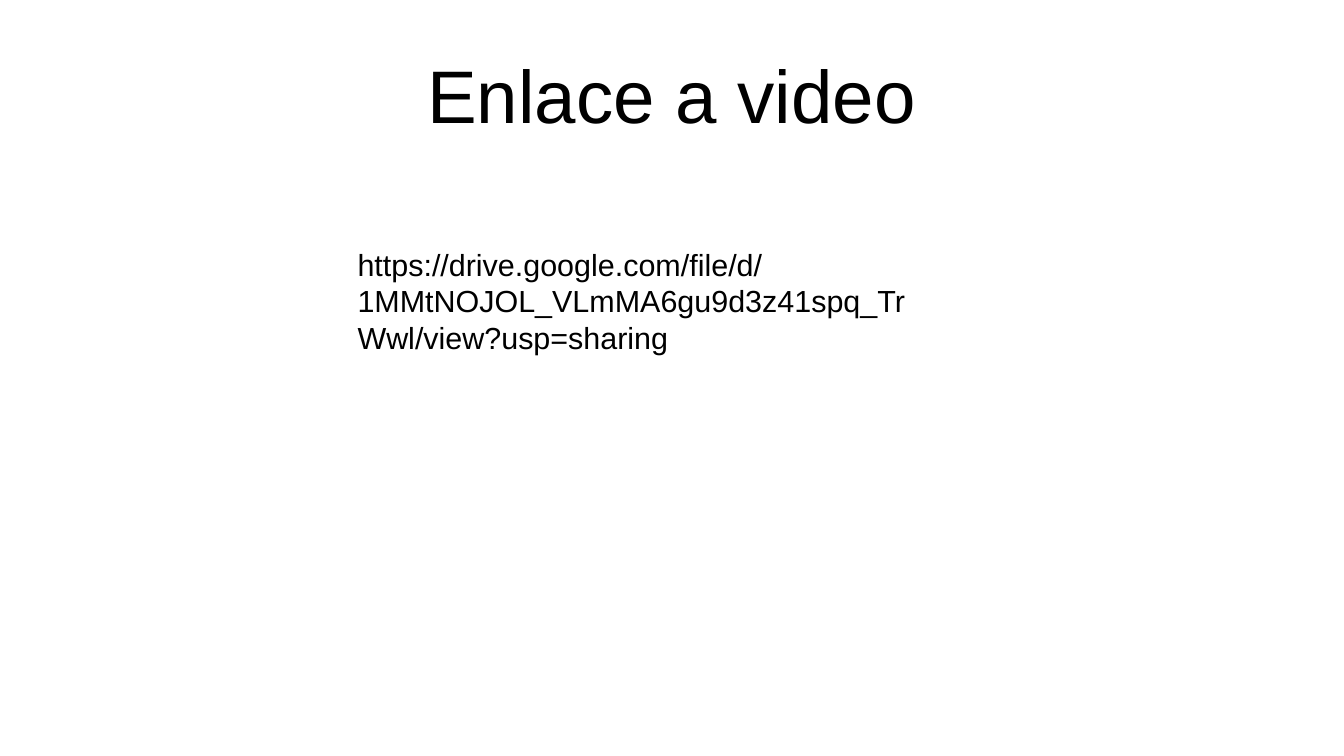
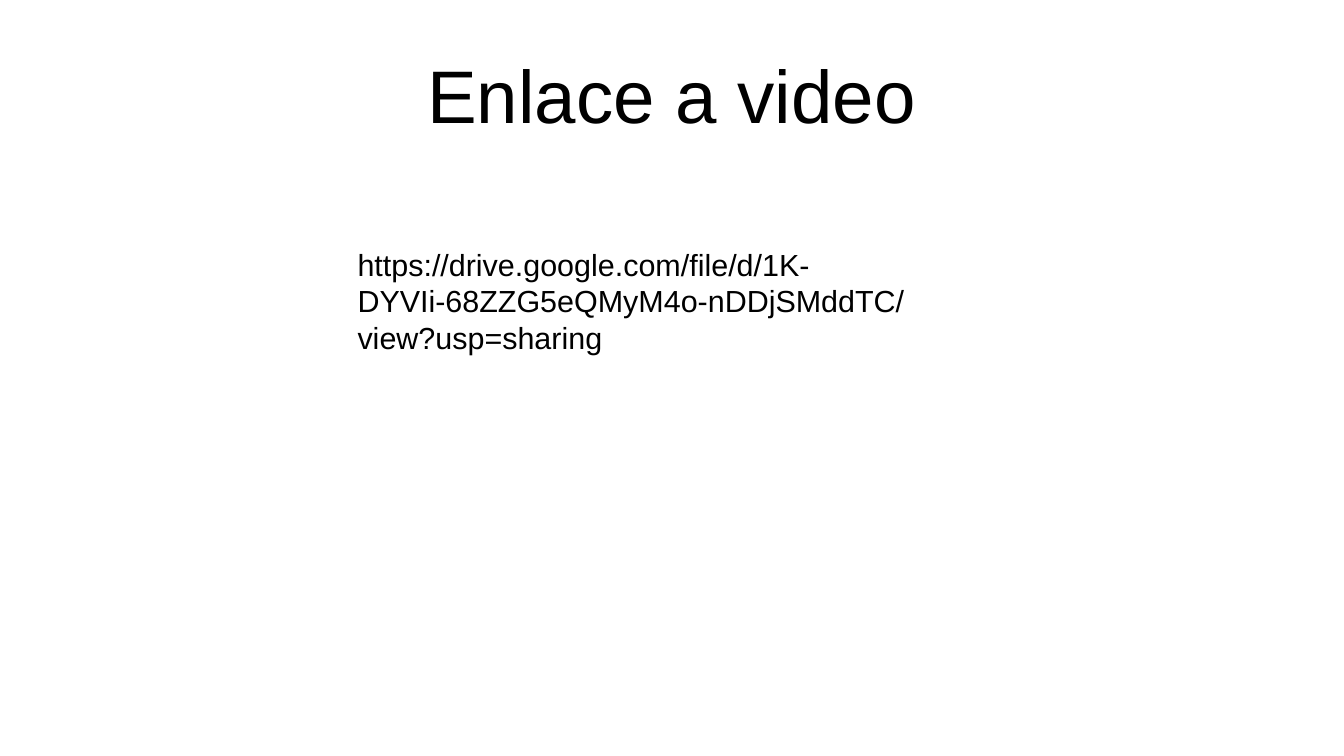
Before and after one commit to gabbriel95/Primer_examen_laboratorio, a slide deck: slide 10 of Documentación Recuperatorio labo 1.odp. Drawn at 1344x756 pixels with LibreOffice and Linux fonts; fonts in the diff are those of the drawing. Boxes give left, top, right and bottom in pixels: in the first picture for what was removed or moved away, otherwise in the second. Text is boxed around its words. In the diff, an @@ line names an element or a change of style, - is before the commit and + after.

Commit message:
fin fin fin

```diff
--- a/Documentación Recuperatorio labo 1.odp
+++ b/Documentación Recuperatorio labo 1.odp
@@ text at (358, 254, 905, 355): text changed @@
-https://drive.google.com/file/d/1MMtNOJOL_VLmMA6gu9d3z41spq_TrWwl/view?usp=sharing
+https://drive.google.com/file/d/1K-DYVIi-68ZZG5eQMyM4o-nDDjSMddTC/view?usp=sharing
```
